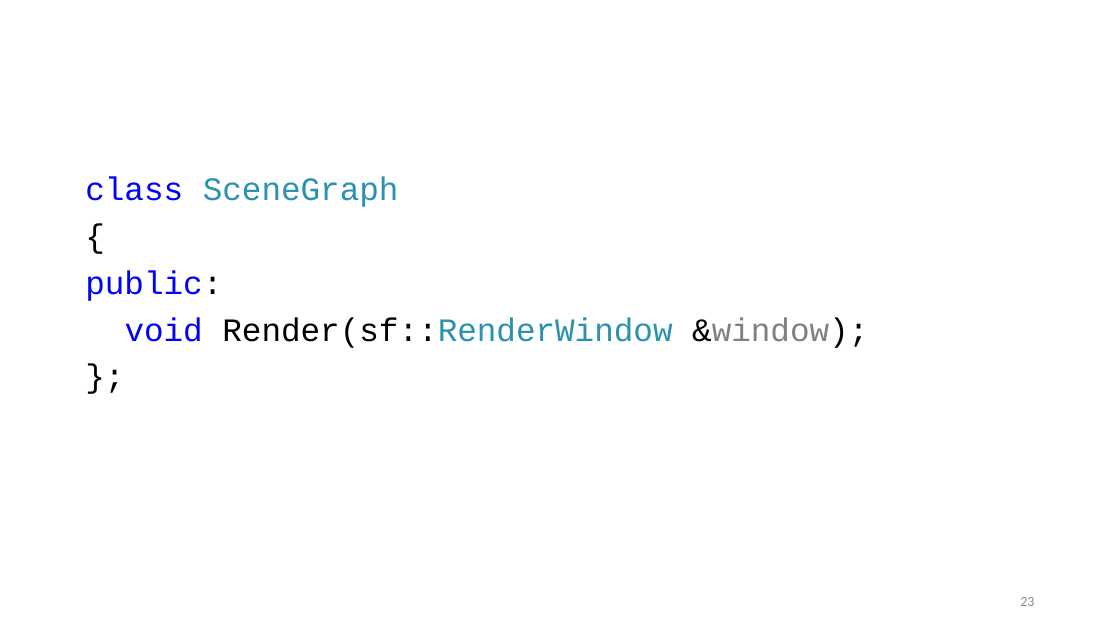
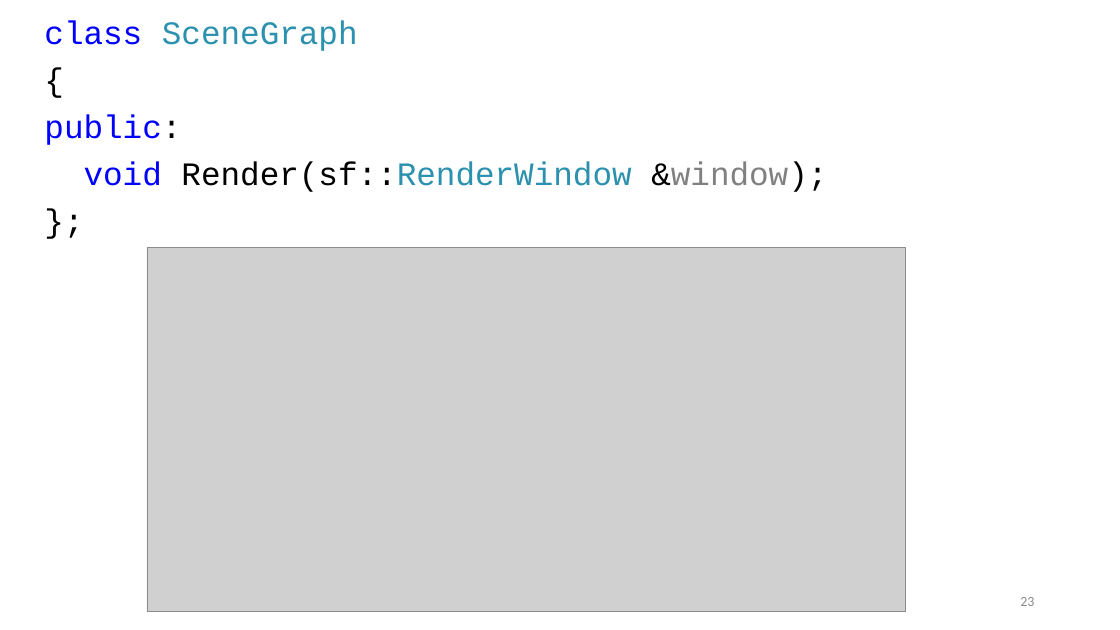
Before and after one commit to alexey-malov/ood, a slide deck: slide 23 of lectures/18.solid/Принципы SOLID.pptx. Drawn at 1120x630 pixels with LibreOffice and Linux fonts; fonts in the diff are those of the drawing; grey boxes stand for pictures. Boxes give left, top, right and bottom in pixels: in the first picture for what was removed or moved away, otherwise in the second. Text is boxed around its words. In the diff, an @@ line names an element or a change of style, - is before the commit and + after.

```diff
--- a/lectures/18.solid/Принципы SOLID.pptx
+++ b/lectures/18.solid/Принципы SOLID.pptx
@@ text "class SceneGraph": place and size @@
-text "class SceneGraph" at [85,176,868,348]
+text "class SceneGraph" at [44,21,827,192]
@@ picture added at [147,248,906,612] @@
```
Also in this commit, not shown: 3 other slides changed, 8 slides added, 1 other file.
